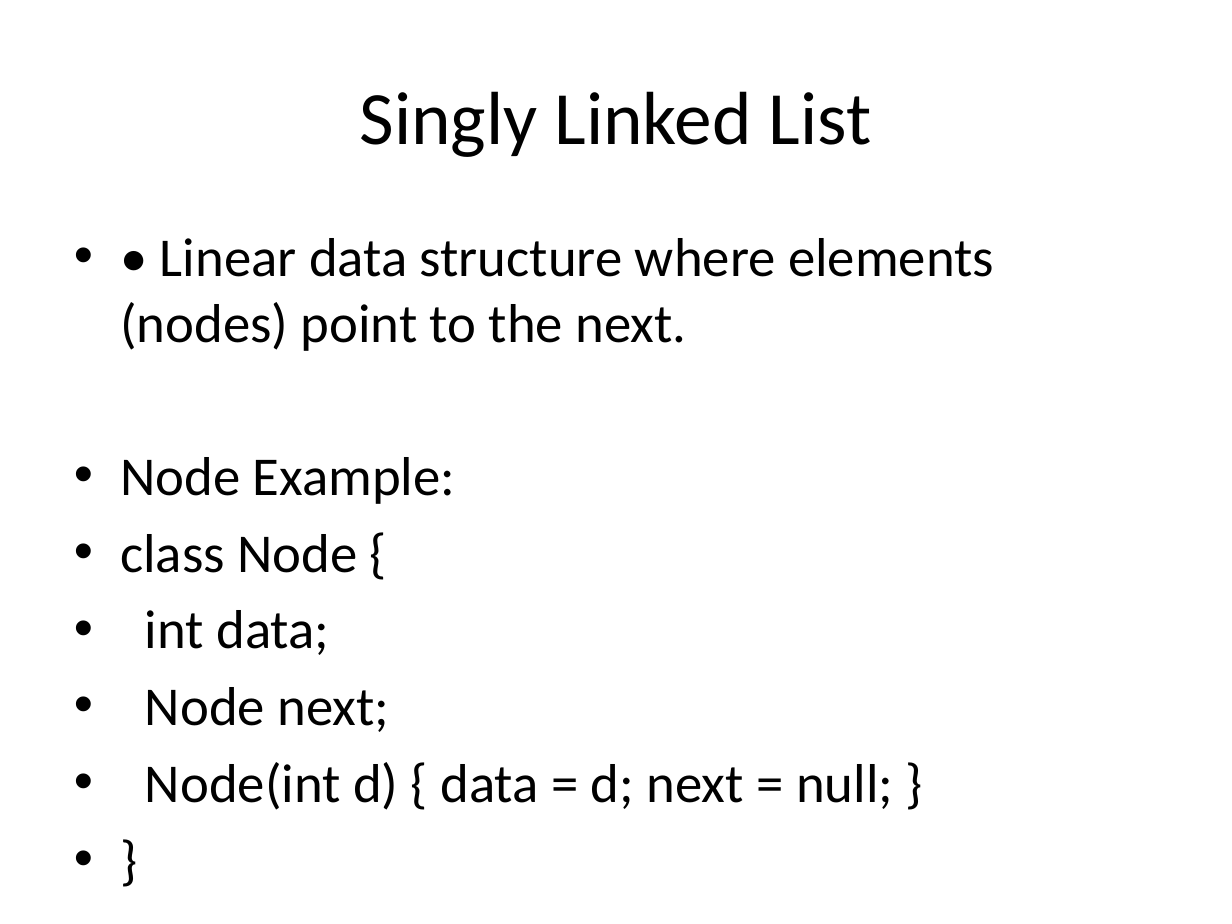
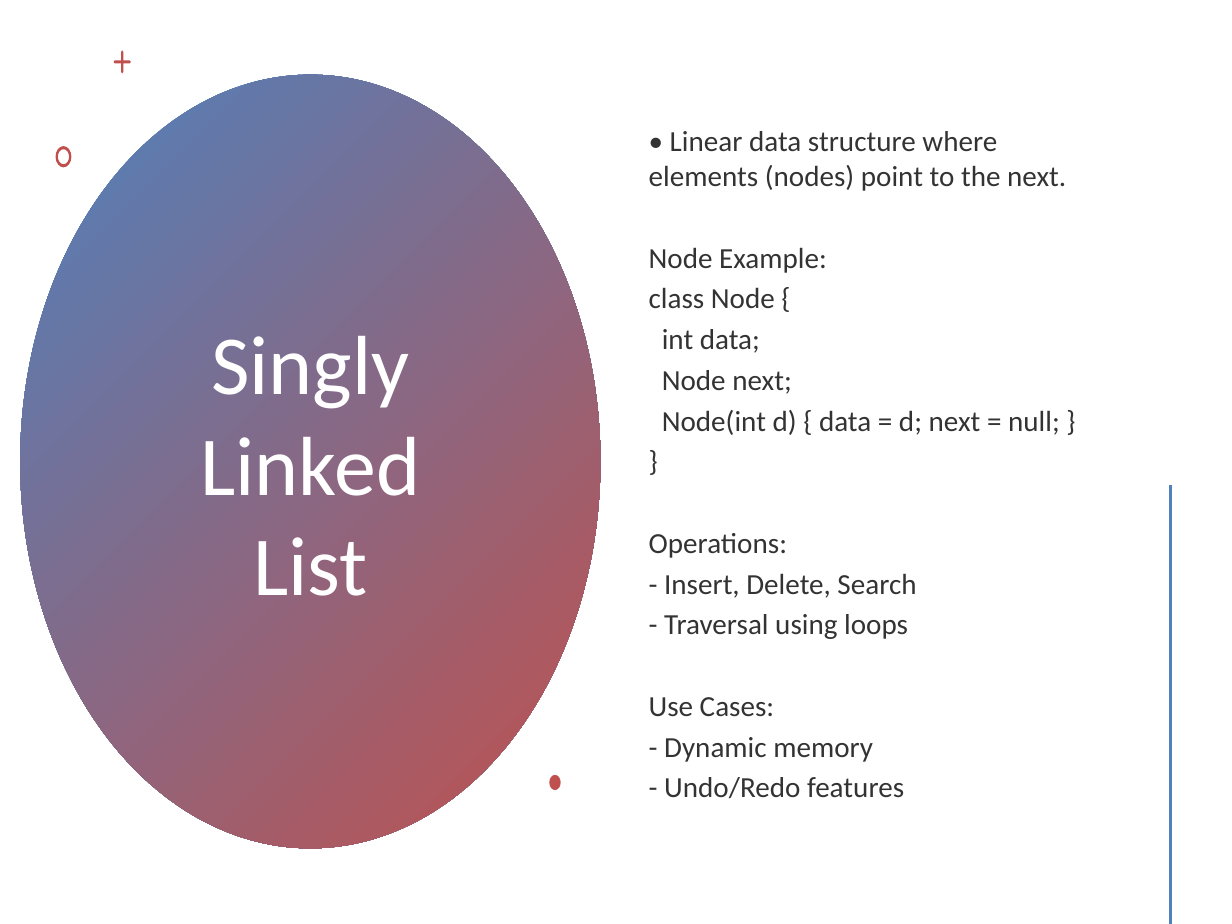
Before and after one commit to mrkyaing/MG-DSA, a slide deck: slide 24 of DSA_in_Java_LectureNotes_Detailed.pptx (slide 4 before the commit). Drawn at 1232x924 pixels with LibreOffice and Linux fonts; fonts in the diff are those of the drawing. Boxes give left, top, right and bottom in pixels: in the first picture for what was removed or moved away, otherwise in the second. Text is boxed around its words. In the diff, an @@ line names an element or a change of style, - is before the commit and + after.

```diff
--- a/DSA_in_Java_LectureNotes_Detailed.pptx
+++ b/DSA_in_Java_LectureNotes_Detailed.pptx
@@ freeform shape added at box(113, 51, 131, 74), fill #C0504D @@
@@ ellipse added at box(20, 75, 600, 849), fill gradient #4F81BD to #C0504D @@
@@ text "• Linear data structure where ...": place and size @@
-text "• Linear data structure where ..." at box(120, 238, 994, 810)
+text "• Linear data structure where ..." at box(649, 131, 1066, 799)
@@ text "• Linear data structure where ..." at box(649, 131, 1066, 799): size 32 to 17 pt, text colour #000000 to #000000 at 80% opacity; bullet • to none; less space between paragraphs; vertical alignment top to middle @@
@@ freeform shape added at box(55, 147, 71, 168), fill #C0504D @@
@@ title "Singly Linked List": place and size @@
-title "Singly Linked List" at box(360, 91, 872, 157)
+title "Singly Linked List" at box(201, 336, 421, 596)
@@ title "Singly Linked List" at box(201, 336, 421, 596): size 44 to 49 pt, text colour #000000 to #FFFFFF @@
@@ line added from (1170, 487) to (1170, 923), #C0504D 2 pt @@
@@ freeform shape added at box(549, 775, 561, 790), fill #C0504D @@
```
Also in this commit, not shown: 10 other slides changed, 16 slides added, 9 other files.
